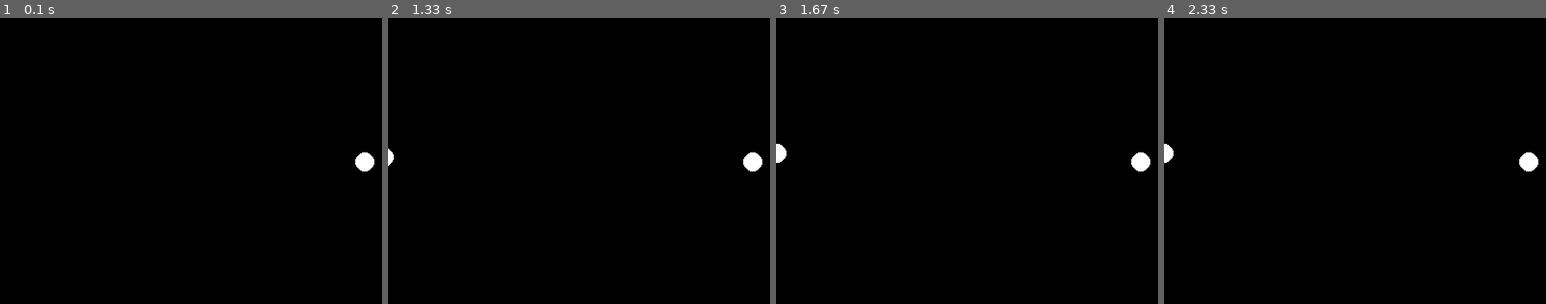
Above: before the commit, frames 1-4 (left to right).
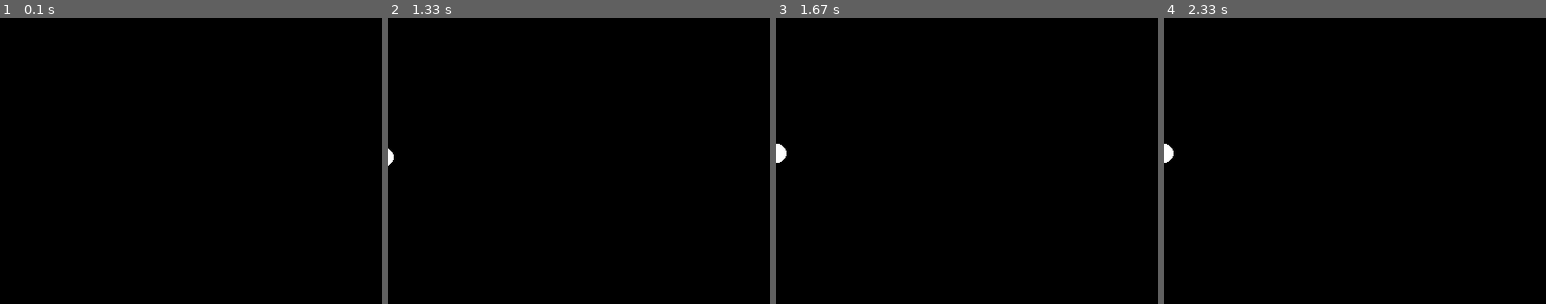
Above: after the commit, the same moments.

Repository: Nicuribeg/CGT115-Repo
Game: pygame game, started from Gunfight/main.py
Two runs of this game, one before a commit and one after it. Both use one fixed random seed, a clock stepped at 60 frames per second and the inputs below.
Inputs:
- Up to frame 1 (0.1 s): no input
- Up to frame 2 (1.33 s): tap Shift at 0.33 s; hold Right 0.67-1.13 s; hold Up from 1.17 s (still down)
- Up to frame 3 (1.67 s): release Up at 1.47 s; hold Right from 1.5 s (still down)
- Up to frame 4 (2.33 s): release Right at 1.97 s; hold Left from 2 s (still down)
The pictures show only the part of the screen within x 15-65%, y 25-75%; the shares and areas given below are measured in that part.

The runs differ from the first frame. In frame 1, 0.3% of the frame differs, in the area x 93-98%, y 47-54%; in frame 2, 0.3%; in frame 3, 0.3%; in frame 4, 0.3%.

Commit message:
Gunfight Edit

Diff:
--- a/Gunfight/main.py
+++ b/Gunfight/main.py
@@ -90,6 +90,7 @@
 circleBody1 = pymunk.Body( 1, 100)
 circleBody1.position = (100, 300)
 circleShape1 = pymunk.Circle(circleBody1, 10)
+circleShape1.filter = pymunk.ShapeFilter(group=1)
 space.add(circleBody1, circleShape1)
 
 
@@ -99,10 +100,24 @@
 space.add(circleBody2, circleShape2)
 
 #bullet creations
-bulletBody1 = pymunk.Body( 1, 100)
-
-bulletShape1 = pymunk.Circle(bulletBody1, 10)
-space.add(bulletBody1, bulletShape1)
+def fireLeftBullet(gameSpace,player_body):
+    bulletSpawnX = player_body.position.x + 35
+    bulletSpawnY = player_body.position.y
+    bulletMass = 1
+    bulletMoment = pymunk.moment_for_circle(bulletMass,0,5)
+    bulletBody = pymunk.Body(bulletMass, bulletMoment)
+    spawnDistance = 35
+    bulletBody.position = (bulletSpawnX + spawnDistance, bulletSpawnY)
+    bulletShape = pymunk.Circle(bulletBody, 5)
+    bulletShape.friction = 0
+    bulletShape.filter = (pymunk.ShapeFilter(group=1))
+    bulletBody.velocity = (800, 0)
+
+    gameSpace.add(bulletBody, bulletShape)
+
+
+    return bulletShape
+
 
 #Game Loop
 leftArrowDown = False
@@ -163,6 +178,11 @@
             if event.key == pygame.K_RSHIFT:
                 RightShiftDown = False
 
+    #Keeps track of bullets active
+    bullets = []
+    if LeftShiftDown:
+        newBullet = fireLeftBullet(space,circleBody1)
+        bullets.append(newBullet)
 
 
 
@@ -172,8 +192,13 @@
     circleX = int(circleBody1.position.x)
     circleY = int(circleBody1.position.y)
     pygame.draw.circle(screen, (255, 255, 255), (circleX, circleY), 10)
-    MovePlayer2(circleBody2, circleShape2, AKeyDown, DKeyDown, SKeyDown, WKeyDown)
-    circleX = int(circleBody2.position.x)
-    circleY = int(circleBody2.position.y)
-    pygame.draw.circle(screen, (255, 255, 255), (circleX, circleY), 10)
+    #MovePlayer2(circleBody2, circleShape2, AKeyDown, DKeyDown, SKeyDown, WKeyDown)
+    #circleX = int(circleBody2.position.x)
+    #circleY = int(circleBody2.position.y)
+    #pygame.draw.circle(screen, (255, 255, 255), (circleX, circleY), 10)
+
+    for bullet in bullets:
+        pos = bullet.body.position
+        pygame.draw.circle(screen, (255, 0, 0), (int(pos.x), int(pos.y)), 5)
+
     pygame.display.update()
